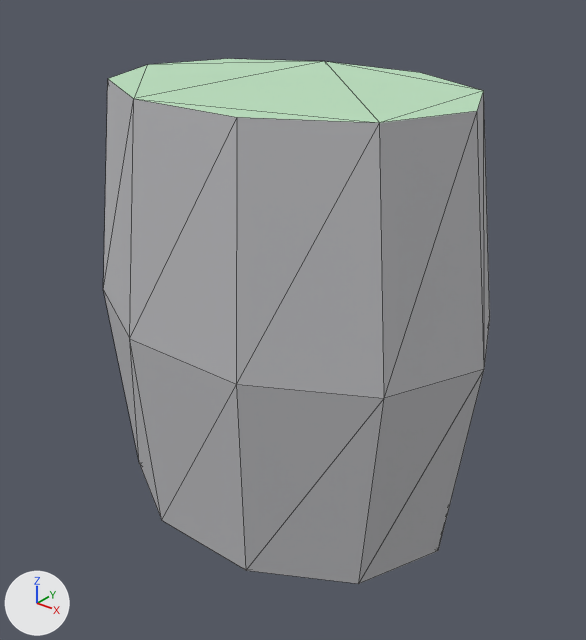
The glTF model assets/exports/npc/npc_module_pelvis_v01.glb as it was, and as the next commit left it.
Both versions are drawn from a 50 mm lens placed at (1.088, -1.345, 1.296), pointed at (0.016, -0.006, 0.465). Every picture has the same lights, and +X, +Y and +Z are marked at lower left. The older version comes first. Mesh edges are drawn as thin lines. Vertices at exactly the same position are counted once.

Objects in the first picture: 'GEO_npc_module_pelvis_v01'.
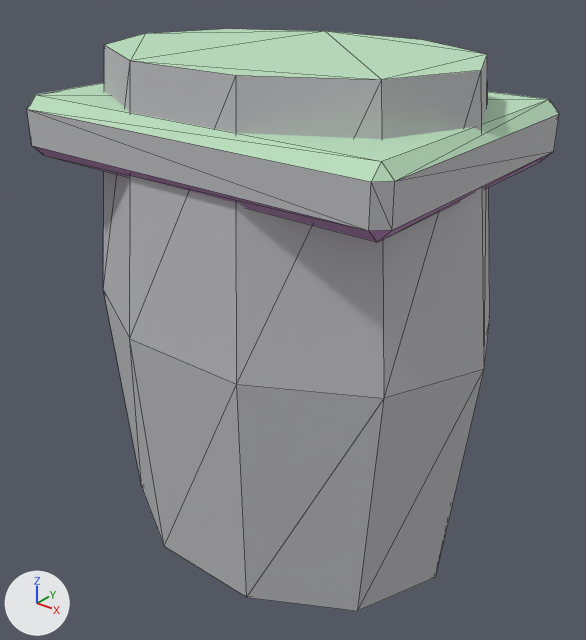
Changed parts and their boxes (x1, y1, x2, y2) in the pictures (586 x 640 px; the box of a moved part takes in the faces that stretch with it):
'GEO_npc_module_pelvis_v01', reshaped (37% wider, 11% taller): before (103, 59, 490, 584); after (27, 29, 559, 611)
part 1 of me_geo_npc_module_pelvis_v01, added: after (27, 83, 559, 242)
part 2 of me_geo_npc_module_pelvis_v01, moved or reshaped: before (104, 292, 484, 584); after (104, 292, 484, 611)
part 3 of me_geo_npc_module_pelvis_v01, moved or reshaped: before (104, 59, 490, 385); after (103, 29, 490, 385)

What the commit changed:
me_geo_npc_module_pelvis_v01 is used by ob_geo_npc_module_pelvis_v01; location (0.0, 0.0, 0.0).
Verts and faces of me_geo_npc_module_pelvis_v01; kept vertices keep their numbers, new ones are numbered from 30.
Before the commit, vertices of me_geo_npc_module_pelvis_v01: 0 (0.44, 0.0, 0.0) at pixel (438, 550), 1 (0.356, 0.2, 0.0), 2 (0.136, 0.323, 0.0), 3 (-0.136, 0.323, 0.0), 4 (-0.356, 0.2, 0.0).
Before the commit, vertices of me_geo_npc_module_pelvis_v01: 5 (-0.44, 0.0, 0.0), 6 (-0.356, -0.2, 0.0) at pixel (139, 463), 7 (-0.136, -0.323, 0.0) at pixel (161, 520), 8 (0.136, -0.323, 0.0) at pixel (246, 570), 9 (0.356, -0.2, 0.0) at pixel (358, 583).
Before the commit, vertices of me_geo_npc_module_pelvis_v01: 20 (0.43, 0.0, 1.0) at pixel (477, 111), 21 (0.348, 0.188, 1.0) at pixel (483, 90), 22 (0.133, 0.304, 1.0) at pixel (420, 72), 23 (-0.133, 0.304, 1.0) at pixel (324, 61), 24 (-0.348, 0.188, 1.0) at pixel (227, 58).
Before the commit, vertices of me_geo_npc_module_pelvis_v01: 25 (-0.43, 0.0, 1.0) at pixel (147, 64), 26 (-0.348, -0.188, 1.0) at pixel (107, 78), 27 (-0.133, -0.304, 1.0) at pixel (133, 98), 28 (0.133, -0.304, 1.0) at pixel (237, 117), 29 (0.348, -0.188, 1.0) at pixel (379, 122).
me_geo_npc_module_pelvis_v01 had 30 vertices, 56 faces and spanned x -0.5..0.5, y -0.352..0.352, z 0.0..1.0.
me_geo_npc_module_pelvis_v01 now has 54 vertices, 100 faces and spans x -0.5..0.5, y -0.352..0.352, z -0.08..1.07.
me_geo_npc_module_pelvis_v01 part 1: a new loose piece of 24 vertices spanning x -0.46..0.46, y -0.34..0.34, z 0.845..0.975, in mat_mat_npc_indexed.
Part 2, on me_geo_npc_module_pelvis_v01:
Vertices 0 to 9 move by (0.0, 0.0, -0.08).
Part 3, on me_geo_npc_module_pelvis_v01:
Vertices 20 to 29 move by (0.0, 0.0, 0.07).
